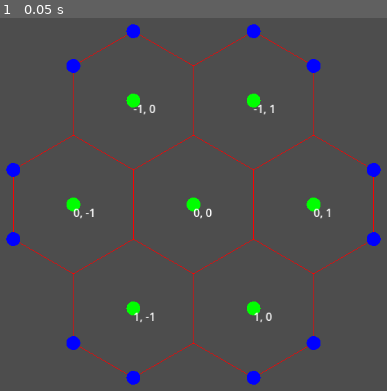
Above: before the commit, frame 1.
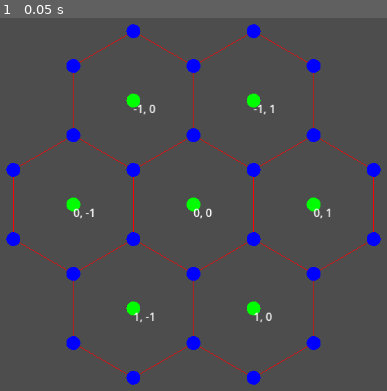
Above: after the commit, the same moment.

Repository: LeoBasov/hex-grid-godot
Game: Godot game, scene res://test/test.tscn
The game is run twice, just before and just after one commit, with the same random seed, the same clock (stepped at 60 frames per second) and the same inputs.
Inputs:
- Up to frame 1 (0.05 s): no input

The runs differ from the first frame. In frame 1, 1.4% of the frame differs, in the area x 17-83%, y 10-90%.

Commit message:
implemented vertices correclty

Diff:
--- a/grid/hex_grid.gd
+++ b/grid/hex_grid.gd
@@ -65,6 +65,40 @@
 						cell.vertices[i] = vertex
 						get_child(1).add_child(vertex)
 						vertex.owner = self
+					elif (cell_np == null):
+						if (cell.vertices[i] == null) and (cell_n.vertices[indx(i + 2)] == null):
+							var vertex = HexVertex.new(cell.pointy_hex_corner(size, i))
+							cell.vertices[i] = vertex
+							cell_n.vertices[indx(i + 2)] = vertex
+							get_child(1).add_child(vertex)
+							vertex.owner = self
+						else:
+							var vertex = cell.vertices[i] if cell.vertices[i] else cell_n.vertices[indx(i + 2)]
+							cell.vertices[i] = vertex
+							cell_n.vertices[indx(i + 2)] = vertex
+					elif (cell_n == null):
+						if (cell.vertices[i] == null) and (cell_np.vertices[indx(i + 4)] == null):
+							var vertex = HexVertex.new(cell.pointy_hex_corner(size, i))
+							cell.vertices[i] = vertex
+							cell_np.vertices[indx(i + 4)] = vertex
+							get_child(1).add_child(vertex)
+							vertex.owner = self
+						else:
+							var vertex = cell.vertices[i] if cell.vertices[i] else cell_np.vertices[indx(i + 4)]
+							cell.vertices[i] = vertex
+							cell_np.vertices[indx(i + 4)] = vertex
+					else:
+						if (cell.vertices[i] == null) and (cell_n.vertices[indx(i + 2)] == null) and (cell_np.vertices[indx(i + 4)] == null):
+							var vertex = HexVertex.new(cell.pointy_hex_corner(size, i))
+							cell.vertices[i] = vertex
+							cell_n.vertices[indx(i + 2)] = vertex
+							cell_np.vertices[indx(i + 4)] = vertex
+							get_child(1).add_child(vertex)
+							vertex.owner = self
+
+	for child in get_child(0).get_children():
+		for vertex in child.vertices:
+			assert(vertex != null)
 
 func indx(i: int) -> int:
 	return i%6
